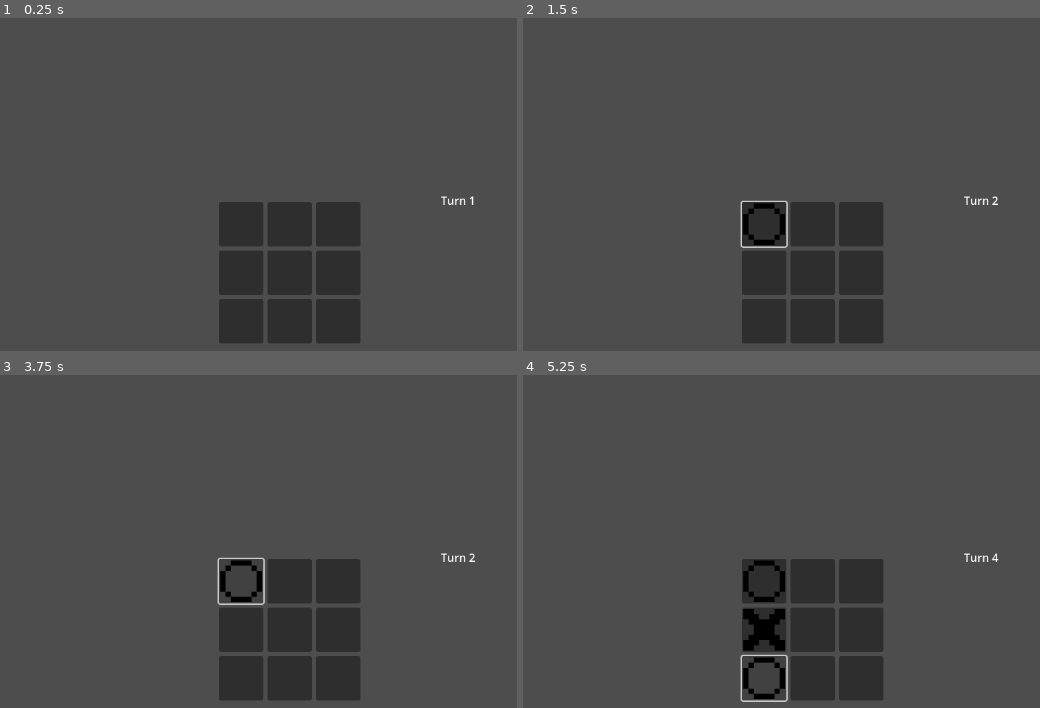
Above: before the commit, frames 1-4 (two rows, left to right).
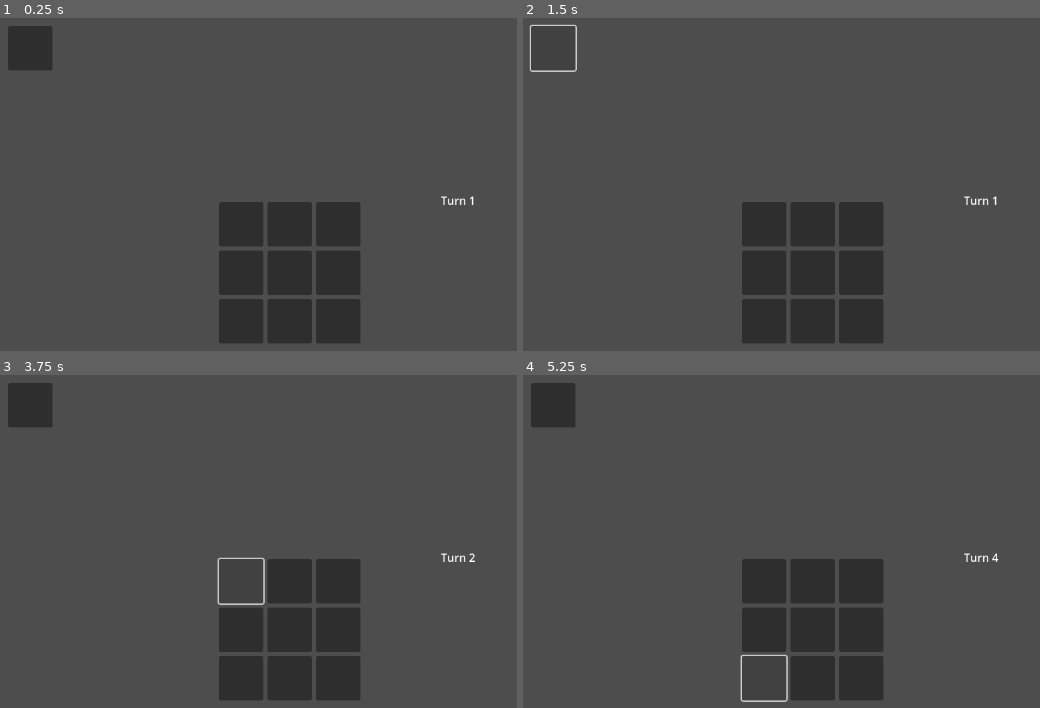
Above: after the commit, the same moments.

Repository: nhunghia1992/tic-tac-toe-godot
Game: Godot game, scene res://global.tscn
Two runs of this game, one before a commit and one after it. Both use one fixed random seed, a clock stepped at 60 frames per second and the inputs below.
Inputs (mouse positions are in pixels of both pictures, inside the frame that each line leads up to):
- Up to frame 1 (0.25 s): no input
- Up to frame 2 (1.5 s): click (765, 224) at 0.5 s; click (554, 47) at 1.27 s
- Up to frame 3 (3.75 s): click (31, 404) at 2.02 s; click (31, 404) at 2.77 s; click (242, 581) at 3.52 s
- Up to frame 4 (5.25 s): click (765, 631) at 4.27 s; click (765, 678) at 5.02 s

The runs differ from the first frame. In frame 1, 1.1% of the frame differs, in the area x 1-11%, y 2-16%; in frame 2, 0.7%; in frame 3, 1.5%; in frame 4, 2.4%, in the area x 1-51%, y 2-98%.

Commit message:
Added a reset button

Diff:
--- a/Buttons.gd
+++ b/Buttons.gd
@@ -6,6 +6,10 @@
 var n = Game.size
 
 func _ready():
+	create()
+
+
+func create():
 	for i in range(n):
 		for j in range(n):
 			var temp = but.instantiate()
@@ -14,3 +18,13 @@
 			temp.y = j
 			temp.id = temp.x + temp.y * n + 1
 			add_child(temp)
+
+func restart():
+	pass
+func _on_restart_button_pressed():
+	propagate_call("restart", [] , false)
+	Game.player1.clear()
+	Game.player2.clear()
+	Turn.turn_number = 1
+	Turn.winner = -1
+	create()
--- a/Game.gd
+++ b/Game.gd
@@ -56,3 +56,7 @@
 		if i.get_id() == coor.get_id() && i.get_y() == coor.get_y():
 			return true
 	return false
+
+func wrestart():
+	player1.clear()
+	player2.clear()
--- a/button.gd
+++ b/button.gd
@@ -10,7 +10,6 @@
 
 func _ready():
 	pass
-
 func _on_pressed():
 	if !assigned && Turn.winner == -1:
 		assigned = true
@@ -25,20 +24,17 @@
 		coor.cid = id
 		coor.cy = y
 		Game.player1.append(coor)
-		#Game.player1.append(id)
-		#Game.player1.append(y)
 	else:
 		var temp = tac.instantiate()
 		$".".add_child(temp)
 		coor.cid = id
 		coor.cy = y
 		Game.player2.append(coor)
-		#Game.player2.append(id)
-		#Game.player2.append(y)
 	Turn.turn_number += 1
 	Game.check_winner()
 
-
+func restart():
+	queue_free()
 #Game.player1.append({x: x, y: y}
 #listmove = player1.filter(move => move.x == x && move.y === y)
 #listmove.lenngth === wincondiion
--- a/global.tscn
+++ b/global.tscn
@@ -1,8 +1,25 @@
-[gd_scene load_steps=2 format=3 uid="uid://le281qrr4ijb"]
+[gd_scene load_steps=3 format=3 uid="uid://le281qrr4ijb"]
 
 [ext_resource type="Script" path="res://Buttons.gd" id="1_gackq"]
+[ext_resource type="Texture2D" uid="uid://cirbonxlp5f6n" path="res://Sprites/restart_button.png" id="2_jwebr"]
 
 [node name="global" type="Node2D"]
 
 [node name="Buttons" type="Node" parent="."]
 script = ExtResource("1_gackq")
+
+[node name="RestartButton" type="Button" parent="."]
+offset_left = 16.0
+offset_top = 16.0
+offset_right = 80.0
+offset_bottom = 80.0
+
+[node name="RestartIcon" type="Sprite2D" parent="RestartButton"]
+position = Vector2(32, 32)
+scale = Vector2(0.75, 0.75)
+texture = ExtResource("2_jwebr")
+
+[node name="DeleteNode" type="Node" parent="."]
+
+[connection signal="pressed" from="RestartButton" to="Buttons" method="_on_restart_button_pressed"]
+[connection signal="pressed" from="RestartButton" to="RestartButton" method="_on_pressed"]
--- a/tac.tscn
+++ b/tac.tscn
@@ -1,8 +1,8 @@
 [gd_scene load_steps=2 format=3 uid="uid://dqe2l435vk81a"]
 
-[ext_resource type="Texture2D" uid="uid://dx4hwl6gx35ym" path="res://Tac.png" id="1_u40ra"]
+[ext_resource type="Texture2D" uid="uid://c677cd3s1agj1" path="res://Sprites/Tac.png" id="1_uul4c"]
 
 [node name="Tac" type="Sprite2D"]
 position = Vector2(32, 32)
 scale = Vector2(0.75, 0.75)
-texture = ExtResource("1_u40ra")
+texture = ExtResource("1_uul4c")
--- a/toe.tscn
+++ b/toe.tscn
@@ -1,8 +1,8 @@
 [gd_scene load_steps=2 format=3 uid="uid://d3j346m7ecnys"]
 
-[ext_resource type="Texture2D" uid="uid://bntbtxc1j72js" path="res://Toe.png" id="1_s3psb"]
+[ext_resource type="Texture2D" uid="uid://dk2fl0y21my2w" path="res://Sprites/Toe.png" id="1_hcmbg"]
 
 [node name="Toe" type="Sprite2D"]
 position = Vector2(32, 32)
 scale = Vector2(0.75, 0.75)
-texture = ExtResource("1_s3psb")
+texture = ExtResource("1_hcmbg")
Binary file removed: Tac.png
Not shown, removed: Tac.png.import
Binary file removed: Toe.png
Not shown, removed: Toe.png.import
